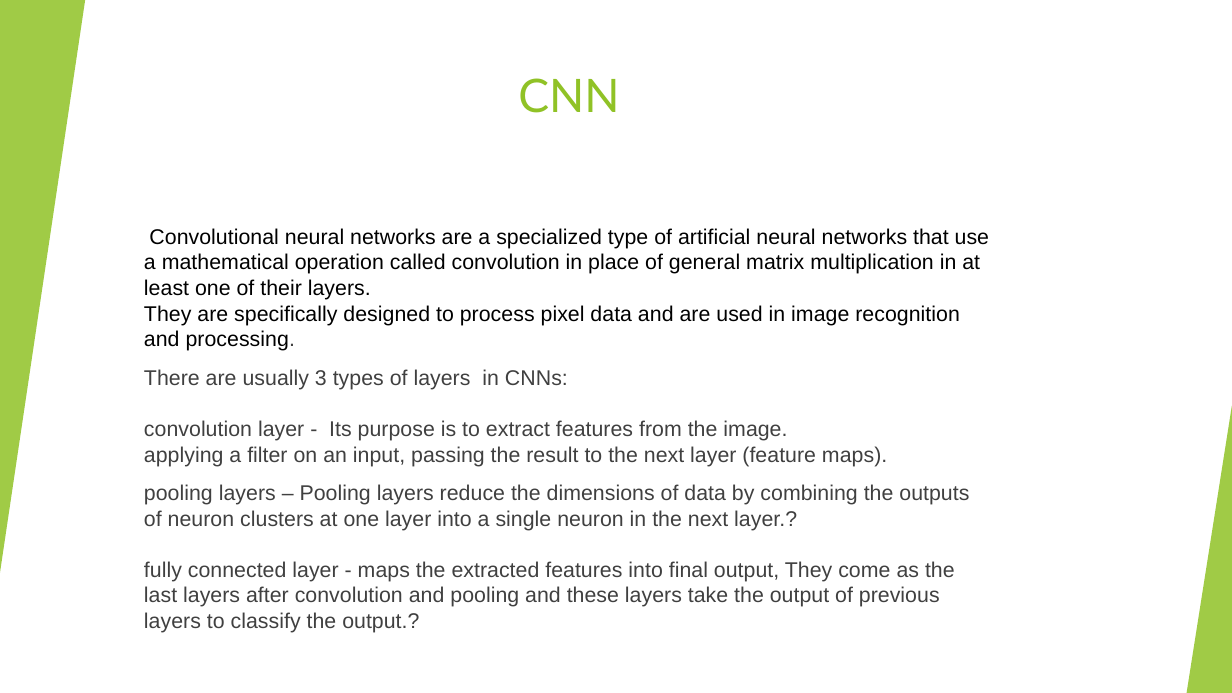
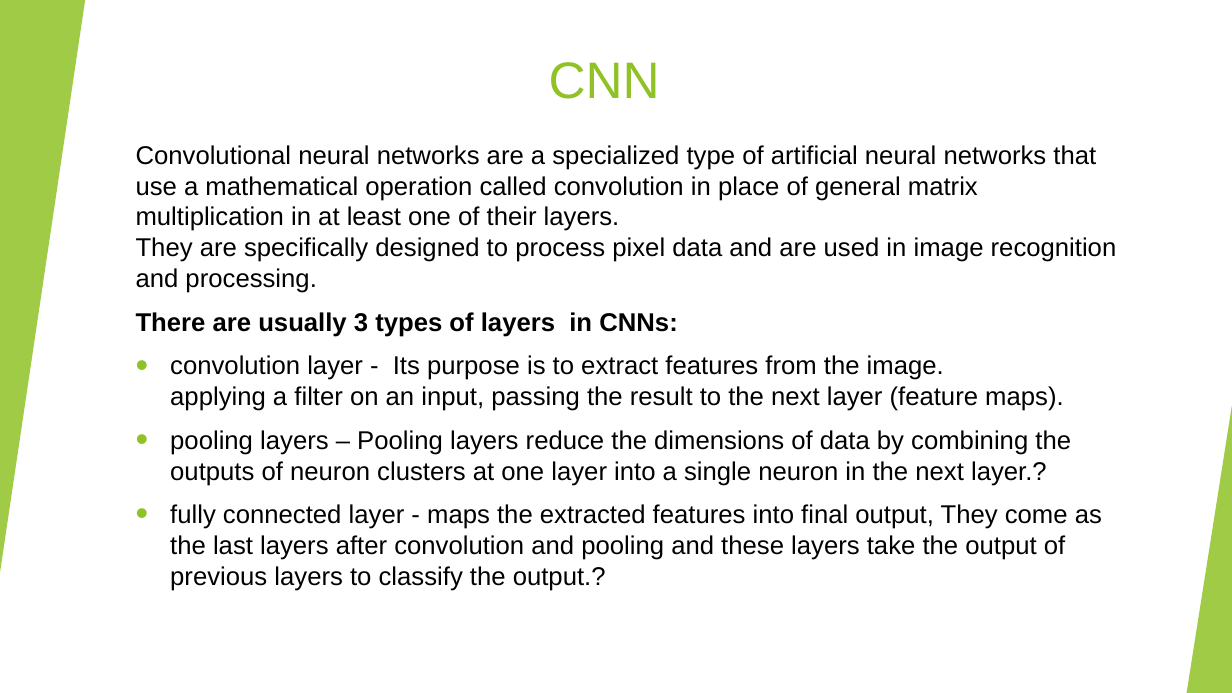
Before and after one commit to Shenhav26/Final_project, a slide deck: slide 6 of capstone project phase A.pptx. Drawn at 1232x693 pixels with LibreOffice and Linux fonts; fonts in the diff are those of the drawing. Boxes give left, top, right and bottom in pixels: in the first picture for what was removed or moved away, otherwise in the second. Text is boxed around its words. In the diff, an @@ line names an element or a change of style, - is before the commit and + after.

```diff
--- a/capstone project phase A.pptx
+++ b/capstone project phase A.pptx
@@ title "CNN": place and size @@
-title "CNN" at bbox=[518, 78, 619, 113]
+title "CNN" at bbox=[549, 62, 660, 99]
@@ title "CNN" at bbox=[549, 62, 660, 99]: size 36 to 40 pt, font Lato to Arial @@
@@ text "Convolutional neural networks are a ...": place and size @@
-text "Convolutional neural networks are a ..." at bbox=[144, 228, 989, 607]
+text "Convolutional neural networks are a ..." at bbox=[136, 145, 1117, 591]
@@ text at bbox=[136, 145, 1117, 293]: size 16.6 to 20 pt in "Convolutional neural networks are a specialized type ..."; text colour #404040 to #000000 in "processing." @@
@@ text at bbox=[136, 312, 1102, 591]: text changed; size 16.6 to 20 pt; text colour #404040 to #000000 @@
-There are usually 3 types of layers in CNNs:
-convolution layer - Its purpose is to extract features from the image.
-applying a filter on an input, passing the result to the next layer (feature maps).
-pooling layers – Pooling layers reduce the dimensions of data by combining the outputs of neuron clusters at one layer into a single neuron in the next layer.?
-fully connected layer - maps the extracted features into final output, They come as the last layers after convolution and pooling and these layers take the output of previous layers to classify the output.?
+There are usually 3 types of layers in CNNs:
+• convolution layer - Its purpose is to extract features from the image.
+  applying a filter on an input, passing the result to the next layer (feature maps).
+• pooling layers – Pooling layers reduce the dimensions of data by combining the outputs of neuron clusters at one layer into a single neuron in the next layer.?
+• fully connected layer - maps the extracted features into final output, They come as the last layers after convolution and pooling and these layers take the output of previous layers to classify the output.?
```
Also in this commit, not shown: 5 other slides changed, 10 slides added.
